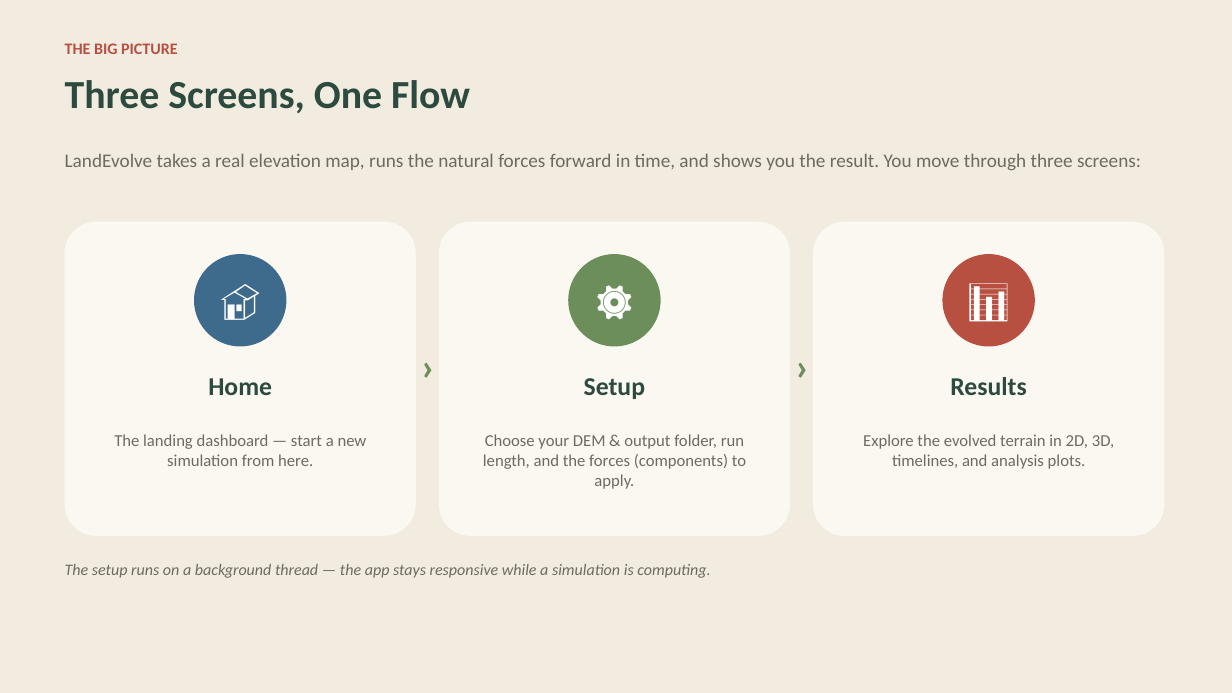
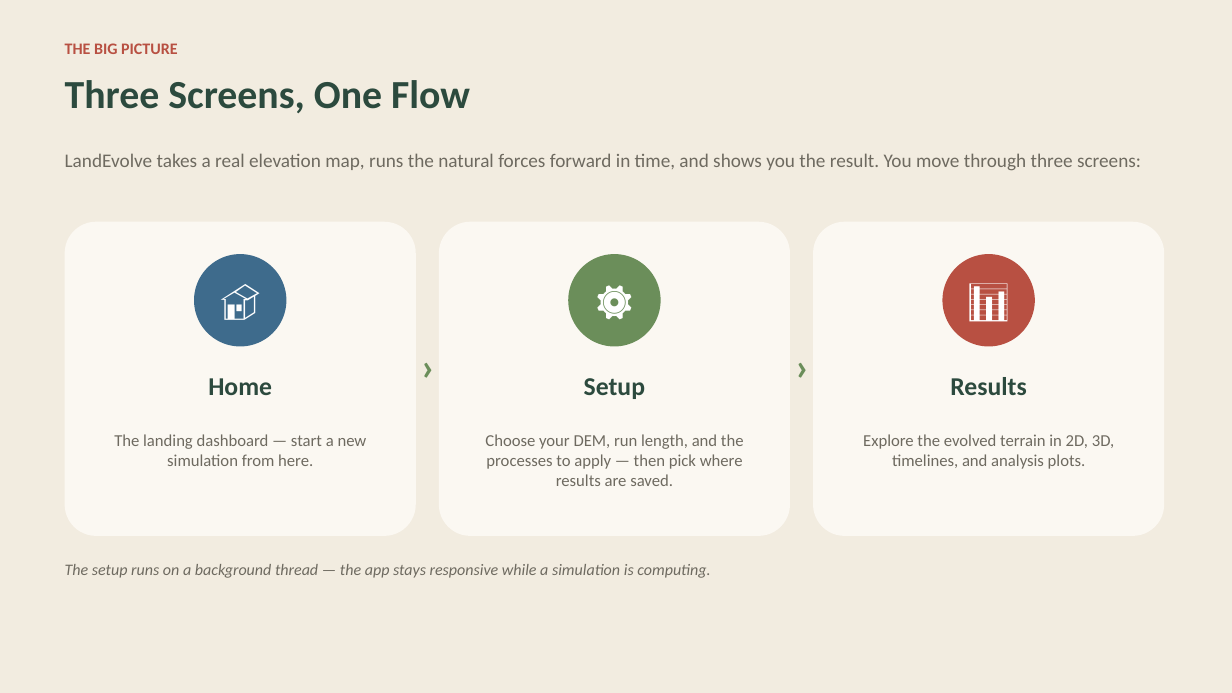
Before and after one commit to vinuri-s/landEvolve, a slide deck: slide 4 of LandEvolve_Workflow.pptx. Drawn at 1232x693 pixels with LibreOffice and Linux fonts; fonts in the diff are those of the drawing. Boxes give left, top, right and bottom in pixels: in the first picture for what was removed or moved away, otherwise in the second. Text is boxed around its words. In the diff, an @@ line names an element or a change of style, - is before the commit and + after.

```diff
--- a/LandEvolve_Workflow.pptx
+++ b/LandEvolve_Workflow.pptx
@@ text at bbox=[485, 434, 744, 486]: text changed @@
-Choose your DEM & output folder, run length, and the forces (components) to apply.
+Choose your DEM, run length, and the processes to apply — then pick where results are saved.
```
Also in this commit, not shown: 7 other slides changed, 1 slide added, 23 other files.
